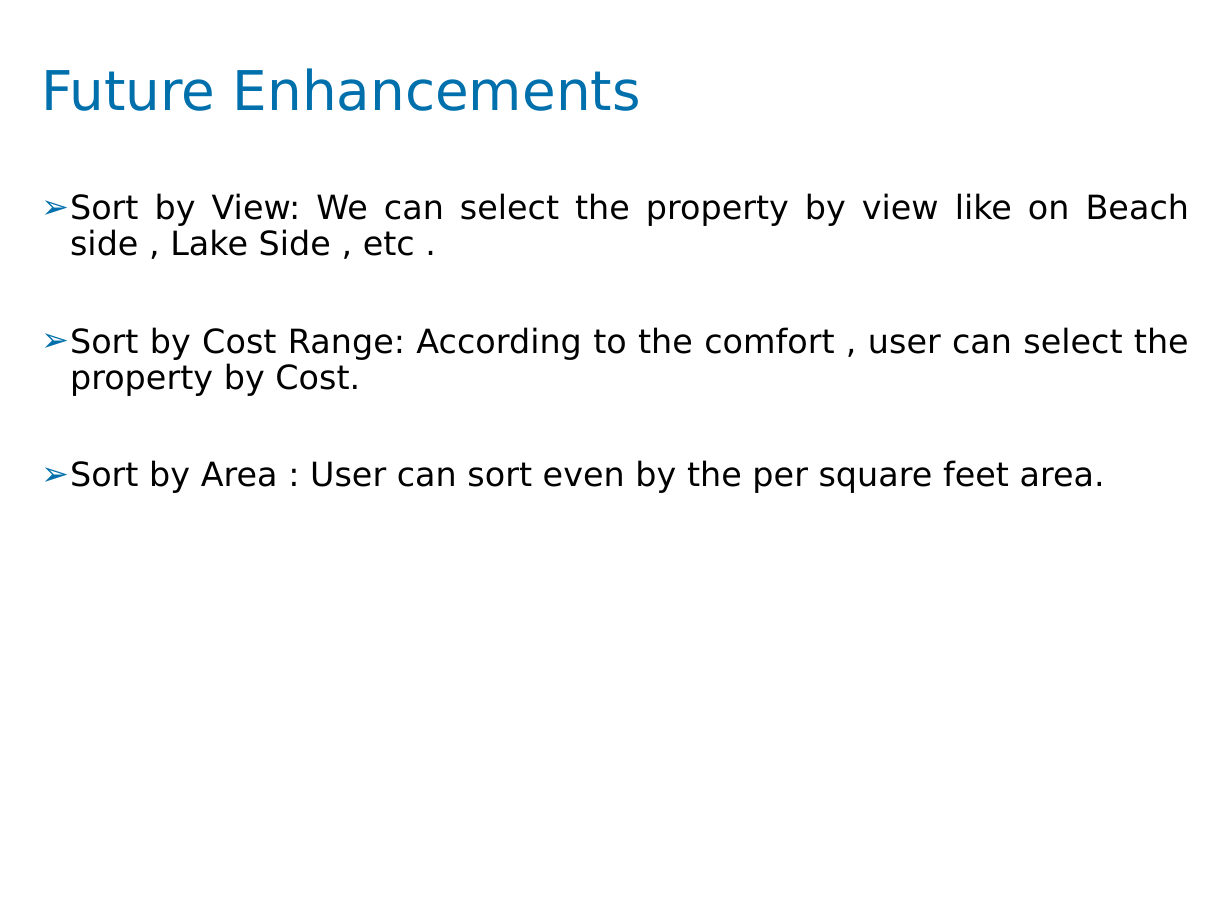
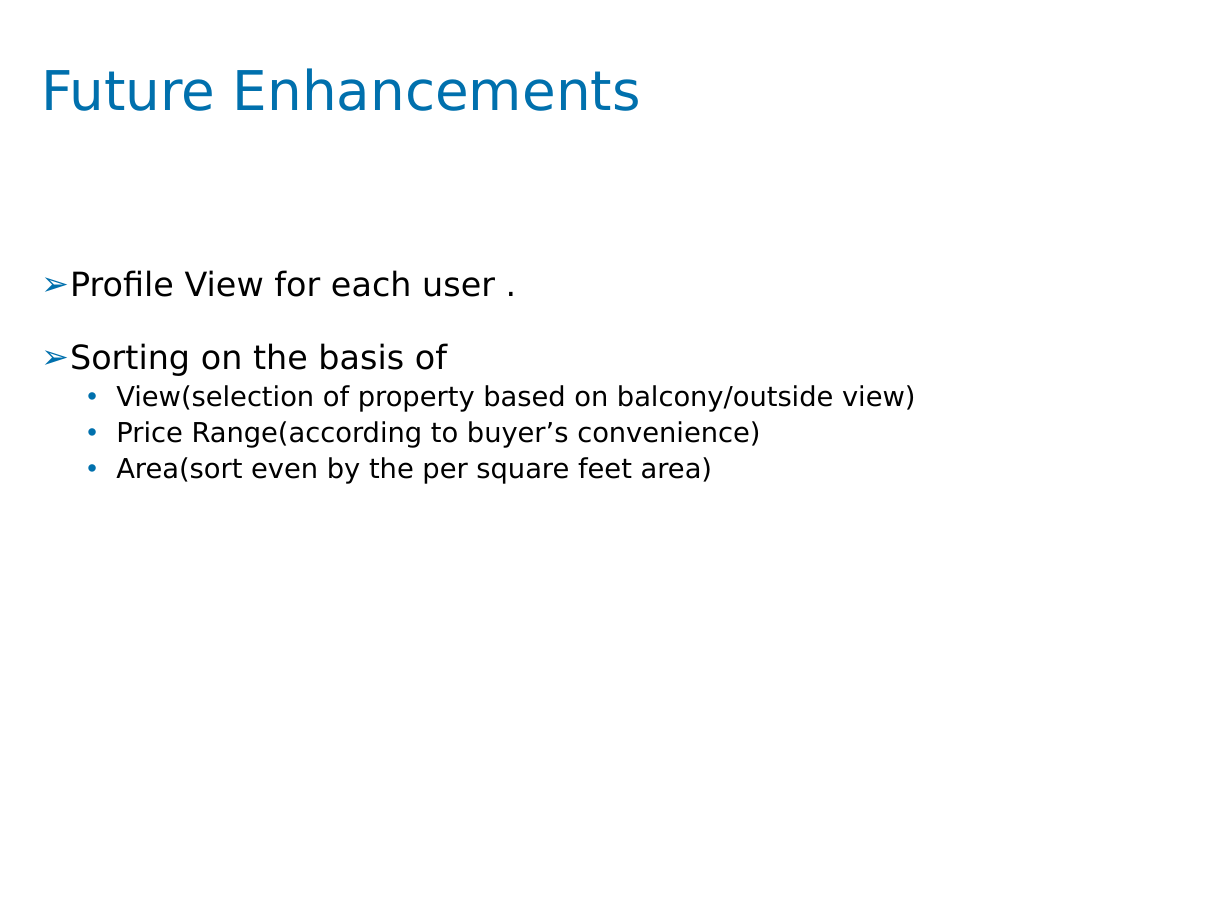
Before and after one commit to kajalrp/OfficeProjectEHS, a slide deck: slide 14 of Project Presentation.pptx (slide 12 before the commit). Drawn at 1232x924 pixels with LibreOffice and Linux fonts; fonts in the diff are those of the drawing; background and template pictures are left out. Boxes give left, top, right and bottom in pixels: in the first picture for what was removed or moved away, otherwise in the second. Text is boxed around its words. In the diff, an @@ line names an element or a change of style, - is before the commit and + after.

```diff
--- a/Project Presentation.pptx
+++ b/Project Presentation.pptx
@@ text at (x1=41, y1=270, x2=915, y2=484): text changed; size 19.5 to 16 pt @@
-➢ Sort by View: We can select the property by view like on Beach side , Lake Side , etc .
-➢ Sort by Cost Range: According to the comfort , user can select the property by Cost.
-➢ Sort by Area : User can sort even by the per square feet area.
+➢ Profile View for each user .
+➢ Sorting on the basis of
+  • View(selection of property based on balcony/outside view)
+  • Price Range(according to buyer’s convenience)
+  • Area(sort even by the per square feet area)
```
Also in this commit, not shown: 3 other slides changed, 4 slides added, 2 slides removed.
